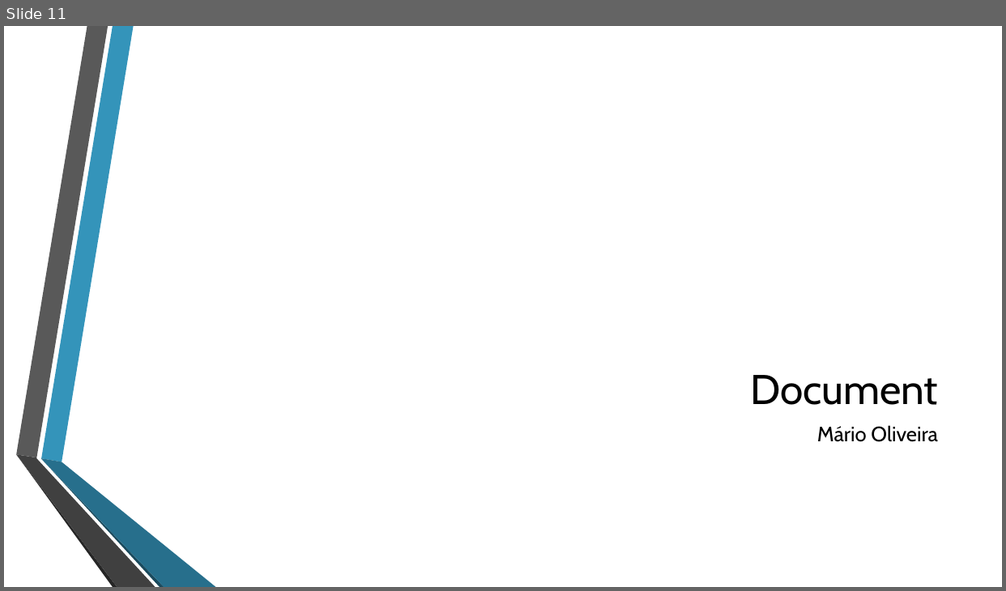
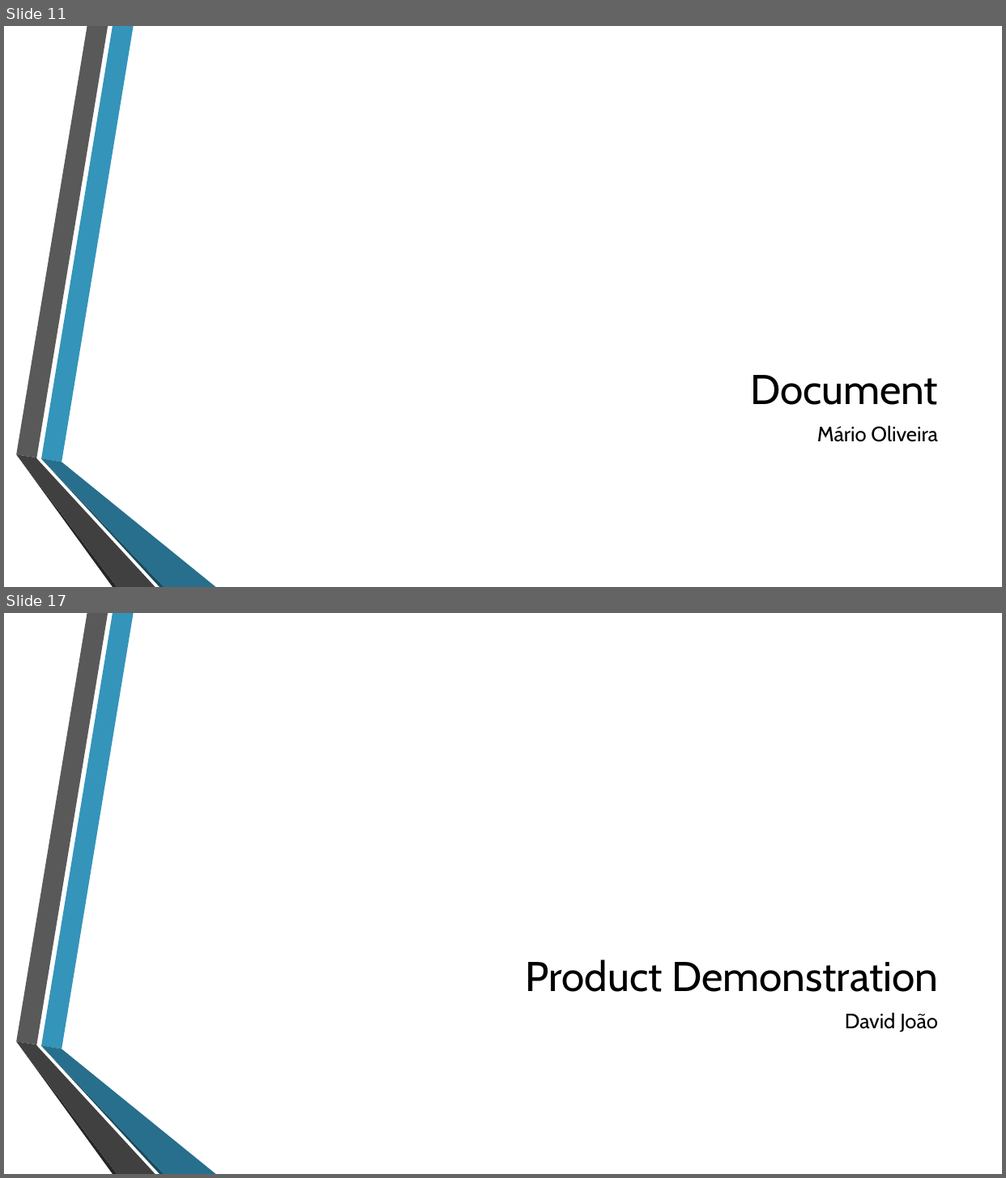
Before and after one commit to jmgirao/projetosoftware1213, a slide deck: Final Presentation/Presentation.pptx. Shown one above the other, each under a label of ours: slide 11 before the commit, slides 11 and 17 after it; the slides between them are not shown. The pictures are 1006x591 and 1006x1178 pixels, drawn with LibreOffice and Linux fonts; fonts in the diff are those of the drawing; background and template pictures are left out. Boxes give left, top, right and bottom in pixels: in the first picture for what was removed or moved away, otherwise in the second. Text is boxed around its words. In the diff, an @@ line names an element or a change of style, - is before the commit and + after.

```diff
--- a/Final Presentation/Presentation.pptx
+++ b/Final Presentation/Presentation.pptx
@@ slide 17 added at [4,613,1002,1174], background picture (left out); not listed: 6 template elements that a slide beside it also shows @@
@@ title added at [526,960,938,992], 40 pt, text #000000 @@
+Product Demonstration
@@ text added at [845,1012,938,1033], 20 pt, text #000000 @@
+David João
```
Also in this commit, not shown: 15 other slides added.
